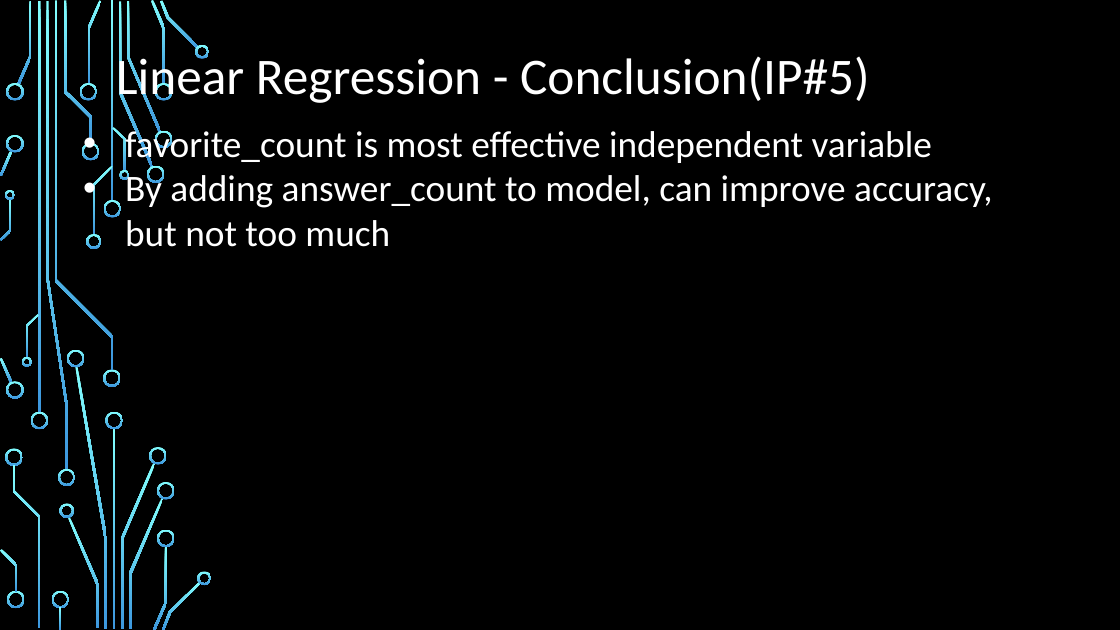
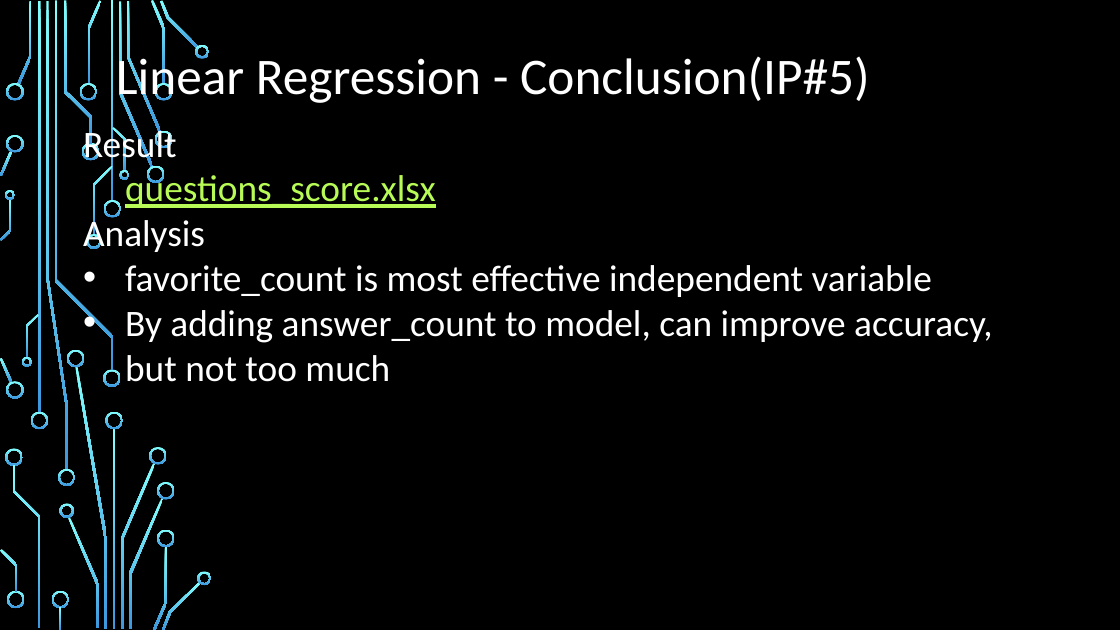
Before and after one commit to billyean/anna, a slide deck: slide 15 of Data Analytics and Information Virtualization Project.pptx. Drawn at 1120x630 pixels with LibreOffice and Linux fonts; fonts in the diff are those of the drawing; background and template pictures are left out. Boxes give left, top, right and bottom in pixels: in the first picture for what was removed or moved away, otherwise in the second. Text is boxed around its words. In the diff, an @@ line names an element or a change of style, - is before the commit and + after.

Commit message:
Add link of result

```diff
--- a/Data Analytics and Information Virtualization Project.pptx
+++ b/Data Analytics and Information Virtualization Project.pptx
@@ text at <box>83,126,436,252</box>: paragraphs added @@
+Result
+  questions_score.xlsx
+Analysis
```
